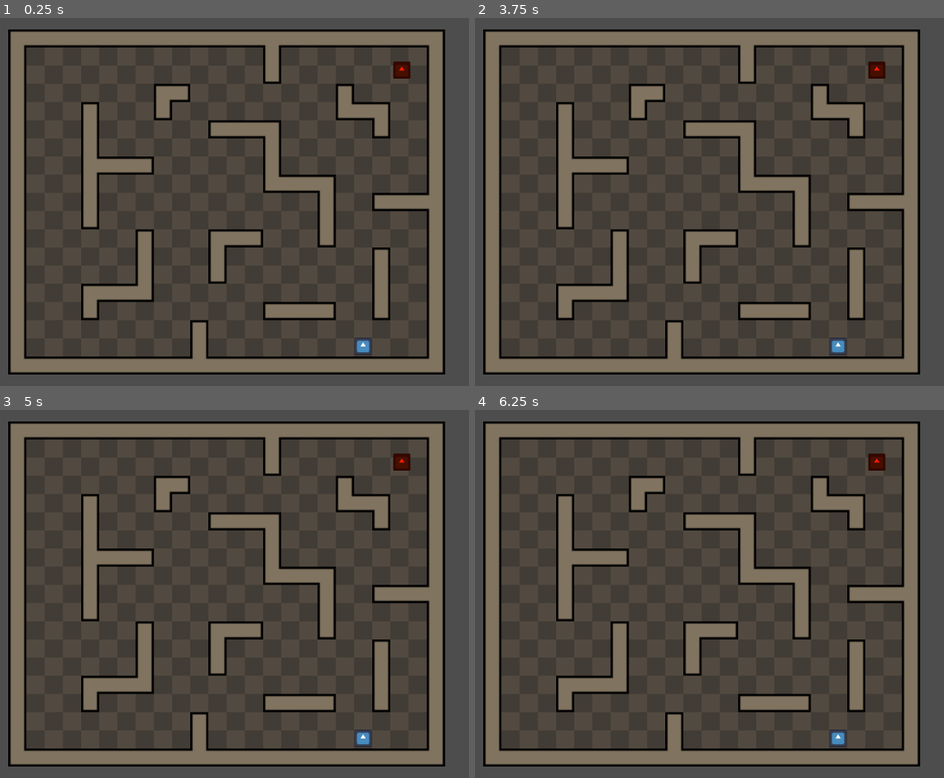
Above: before the commit, frames 1-4 (two rows, left to right).
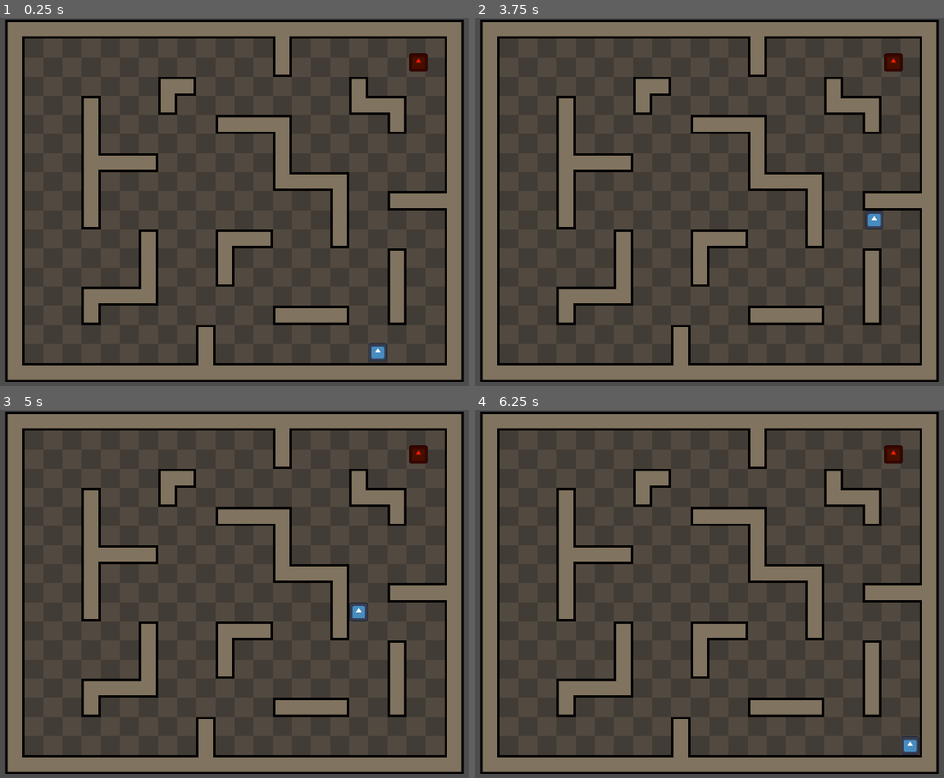
Above: after the commit, the same moments.

Repository: babeszino/a-star-pathfinding-on-navmesh
Game: Godot game, scene res://main.tscn
Two runs of this game, one before a commit and one after it. Both use one fixed random seed, a clock stepped at 60 frames per second and the inputs below. The engine's default icon, where the game draws it, is replaced by a stand-in: a white triangle on a blue panel in a dark square.
Inputs:
- Up to frame 1 (0.25 s): no input
- Up to frame 2 (3.75 s): tap Enter at 0.5, 2 s; hold D (right, bound only after the commit) 0.53-1.28 s; tap Space at 1.25, 2.75 s; hold S (down, bound only after the commit) 1.28-2.03 s; hold D (right, bound only after the commit) 2.03-2.78 s; hold W (up, bound only after the commit) 2.78-3.53 s; hold A (left, bound only after the commit) from 3.53 s (still down)
- Up to frame 3 (5 s): keep holding A (left, bound only after the commit); tap Enter at 4.25 s
- Up to frame 4 (6.25 s): tap Space at 5 s; release A (left, bound only after the commit) at 5.03 s; hold S (down, bound only after the commit) 5.03-5.78 s; hold D (right, bound only after the commit) from 5.78 s (still down)

The runs differ from the first frame. In frame 1, 30% of the frame differs, in the area x 1-99%, y 0-99%; in frame 2, 30%; in frame 3, 30%; in frame 4, 30%.

Commit message:
v0.3
-added navmesh to the map
-created movement for player

Diff:
--- a/a-star-algorithm-pathfinding/main.tscn
+++ b/a-star-algorithm-pathfinding/main.tscn
@@ -1,7 +1,8 @@
-[gd_scene load_steps=11 format=4 uid="uid://cvsfykk8he1r1"]
+[gd_scene load_steps=16 format=4 uid="uid://cvsfykk8he1r1"]
 
 [ext_resource type="Texture2D" uid="uid://bdqn1bsxbxmxr" path="res://assets/map_layout_1_tileset.png" id="1_ig7tw"]
 [ext_resource type="Texture2D" uid="uid://ivrr8pcw7yid" path="res://icon.svg" id="2_0xm2m"]
+[ext_resource type="Script" uid="uid://chteatum27vgr" path="res://player.gd" id="2_1bvp3"]
 [ext_resource type="Script" uid="uid://cgkkftqh8yq4a" path="res://enemy.gd" id="3_h2yge"]
 
 [sub_resource type="TileSetAtlasSource" id="TileSetAtlasSource_0xm2m"]
@@ -123,14 +124,38 @@
 sources/0 = SubResource("TileSetAtlasSource_ig7tw")
 
 [sub_resource type="NavigationPolygon" id="NavigationPolygon_ig7tw"]
-vertices = PackedVector2Array(591, 81, 591, 130, 531, 130, 531, 110, 385, 81, 494, 110, 494, 146, 499, 146, 499, 175, 451, 175, 451, 125, 429, 125, 385, 351, 429, 241, 479, 241, 479, 287, 429, 287, 429, 321, 527, 351, 527, 321)
-polygons = Array[PackedInt32Array]([PackedInt32Array(0, 1, 2 …(183 unchanged characters)… 14, 15, 16), PackedInt32Array(12, 13, 16), PackedInt32Array(12, 16, 17), PackedInt32Array(18, 12, 17, 19)])
-outlines = Array[PackedVector2Array]([PackedVector2Array(375, 71, 375, 361, 537, 361, 537, 311, 439, 311, 439, 297, 489, 297, 489, 231, 448, 231, 439, 231, 439, 135, 441, 135, 441, 185, 509, 185, 509, 136, 504, 136, 504, 120, 521, 120, 521, 140, 601, 140, 601, 112, 601, 71)])
+vertices = PackedVector2Array(591, 81, 591, 130, 531, 130, 531, 110, 385, 81, 494, 110, 494, 146, 499, 146, 499, 175, 451, 175, 451, 125, 430, 125, 385, 351, 430, 241, 479, 241, 479, 287, 431, 287, 431, 321, 527, 351, 527, 321)
+polygons = Array[PackedInt32Array]([PackedInt32Array(0, 1, 2 …(183 unchanged characters)… 14, 15, 16), PackedInt32Array(12, 13, 16, 17), PackedInt32Array(18, 12, 17, 19)])
+outlines = Array[PackedVector2Array]([PackedVector2Array(375, 71, 375, 361, 537, 361, 537, 311, 441, 311, 441, 297, 489, 297, 489, 231, 448, 231, 440, 231, 440, 135, 441, 135, 441, 185, 509, 185, 509, 136, 504, 136, 504, 120, 521, 120, 521, 140, 601, 140, 601, 112, 601, 71)])
 
 [sub_resource type="NavigationPolygon" id="NavigationPolygon_0xm2m"]
-vertices = PackedVector2Array(591, 131, 591, 143, 543, 143, 514, 131, 514, 145, 543, 164, 591, 164, 591, 209, 543, 240, 497, 240, 500, 193, 639, 209, 639, 240, 543, 320, 449, 320, 449, 305, 497, 305, 449, 240, 449, 193, 500, 145)
+vertices = PackedVector2Array(591, 131, 591, 143, 543, 143, 514, 131, 514, 145, 543, 164, 591, 164, 591, 209, 543, 240, 497, 240, 500, 193, 639, 209, 639, 240, 543, 320, 448, 320, 448, 305, 497, 305, 449, 240, 449, 193, 500, 145)
 polygons = Array[PackedInt32Array]([PackedInt32Array(0, 1, 2, 3), PackedInt32Array(4, 3, 2, 5), PackedInt32Array(5, 6, 7, 8, 9, 10), PackedInt32Array(7, 11, 12, 8), PackedInt32Array(13, 14, 15, 16), PackedInt32Array(8, 13, 16, 9), PackedInt32Array(9, 17, 18, 10), PackedInt32Array(5, 10, 19, 4)])
-outlines = Array[PackedVector2Array]([PackedVector2Array(439, 183, 439, 250, 485, 250, 487, 250, 487, 295, 439, 295, 439, 330, 528, 330, 553, 330, 553, 288, 553 …(158 unchanged characters)…
+outlines = Array[PackedVector2Array]([PackedVector2Array(439, 183, 439, 250, 485, 250, 487, 250, 487, 295, 438, 295, 438, 330, 528, 330, 553, 330, 553, 288, 553 …(158 unchanged characters)…
+
+[sub_resource type="NavigationPolygon" id="NavigationPolygon_1bvp3"]
+vertices = PackedVector2Array(655.5, 144.5, 687.5, 144.5, 687.5, 160.5, 656.5, 191.5, 608.5, 191.5, 735.5, 160.5, 735.5, 207.5, 656.5, 207.5, 608.5, 143.5, 655.5, 80.5, 591.5, 143.5, 591.5, 112.5, 608.5, 112.5, 608.5, 80.5)
+polygons = Array[PackedInt32Array]([PackedInt32Array(0, 1, 2, 3, 4), PackedInt32Array(2, 5, 6, 7, 3), PackedInt32Array(0, 4, 8, 9), PackedInt32Array(8, 10, 11, 12), PackedInt32Array(9, 8, 12), PackedInt32Array(9, 12, 13)])
+outlines = Array[PackedVector2Array]([PackedVector2Array(608, 80, 608, 112, 591, 112, 591, 144, 608, 144, 608, 192, 656, 192, 656, 208, 736, 208, 736, 160, 704, 160, 688, 160, 688, 144, 656, 144, 656, 112, 656, 80)])
+agent_radius = 0.5
+
+[sub_resource type="NavigationPolygon" id="NavigationPolygon_lquwl"]
+vertices = PackedVector2Array(735.5, 81.5, 735.5, 160.5, 704.5, 160.5, 704.5, 128.5, 656.5, 81.5, 672.5, 112.5, 672.5, 128.5, 656.5, 112.5)
+polygons = Array[PackedInt32Array]([PackedInt32Array(0, 1, 2, 3), PackedInt32Array(4, 0, 3, 5), PackedInt32Array(3, 6, 5), PackedInt32Array(4, 5, 7)])
+outlines = Array[PackedVector2Array]([PackedVector2Array(656, 81, 656, 113, 672, 113, 672, 129, 704, 129, 704, 161, 736, 161, 736, 81)])
+agent_radius = 0.5
+
+[sub_resource type="NavigationPolygon" id="NavigationPolygon_7mycd"]
+vertices = PackedVector2Array(639.5, 257.5, 687.5, 257.5, 687.5, 320.5, 656.5, 304.5, 656.5, 320.5, 592.5, 257.5, 591.5, 304.5, 560.5, 289.5, 591.5, 352.5, 544.5, 352.5, 544.5, 320.5, 543.5, 320.5, 543.5, 289.5, 560.5, 257.5, 639.5, 241.5, 592.5, 241.5)
+polygons = Array[PackedInt32Array]([PackedInt32Array(0, 1, 2, 3), PackedInt32Array(2, 4, 3), PackedInt32Array(5, 0, 3, 6, 7), PackedInt32Array(6, 8, 9, 10), PackedInt32Array(6, 10, 11, 12, 7), PackedInt32Array(7, 13, 5), PackedInt32Array(14, 0, 5, 15)])
+outlines = Array[PackedVector2Array]([PackedVector2Array(640, 241, 592, 241, 592, 257, 560, 257, 560, 289, 543, 289, 543, 321, 544, 321, 544, 353, 592, 353, 592, 321, 592, 305, 656, 305, 656, 321, 688, 321, 688, 257, 656, 257, 640, 257)])
+agent_radius = 0.5
+
+[sub_resource type="NavigationPolygon" id="NavigationPolygon_272bh"]
+vertices = PackedVector2Array(735.5, 351.5, 592.5, 351.5, 592.5, 320.5, 704.5, 320.5, 735.5, 224.5, 704.5, 255.5, 687.5, 224.5, 656.5, 255.5, 656.5, 208.5, 687.5, 208.5)
+polygons = Array[PackedInt32Array]([PackedInt32Array(0, 1, 2, 3), PackedInt32Array(4, 0, 3, 5), PackedInt32Array(6, 4, 5, 7), PackedInt32Array(6, 7, 8, 9)])
+outlines = Array[PackedVector2Array]([PackedVector2Array(688, 208, 656, 208, 656, 256, 688, 256, 704, 256, 704, 320, 688, 320, 656, 320, 592, 320, 592, 352, 736, 352, 736, 224, 688, 224)])
+agent_radius = 0.5
 
 [sub_resource type="CapsuleShape2D" id="CapsuleShape2D_0xm2m"]
 radius = 66.666504
@@ -139,8 +164,8 @@
 [node name="Main" type="Node2D"]
 
 [node name="Camera2D" type="Camera2D" parent="."]
-position = Vector2(568, 216)
-zoom = Vector2(2, 2)
+position = Vector2(561, 217)
+zoom = Vector2(3.5, 3.5)
 
 [node name="layer_floor" type="TileMapLayer" parent="."]
 tile_map_data = PackedByteArray("AAAjAAQAAAADAAAAAAAiAAQAAAADAAAAAAAgAAQAAAADAAAAAAAhAAQAAAADAAAAAAAfAAQAAAADAAAAAAAeAA …(7216 unchanged characters)…
@@ -156,9 +181,24 @@
 [node name="NavigationRegion2D2" type="NavigationRegion2D" parent="."]
 navigation_polygon = SubResource("NavigationPolygon_0xm2m")
 
+[node name="NavigationRegion2D3" type="NavigationRegion2D" parent="."]
+navigation_polygon = SubResource("NavigationPolygon_1bvp3")
+
+[node name="NavigationRegion2D4" type="NavigationRegion2D" parent="."]
+position = Vector2(0, -1)
+navigation_polygon = SubResource("NavigationPolygon_lquwl")
+
+[node name="NavigationRegion2D5" type="NavigationRegion2D" parent="."]
+position = Vector2(0, -1)
+navigation_polygon = SubResource("NavigationPolygon_7mycd")
+
+[node name="NavigationRegion2D6" type="NavigationRegion2D" parent="."]
+navigation_polygon = SubResource("NavigationPolygon_272bh")
+
 [node name="Player" type="CharacterBody2D" parent="."]
 position = Vector2(680, 343)
 scale = Vector2(0.12, 0.12)
+script = ExtResource("2_1bvp3")
 
 [node name="Sprite2D" type="Sprite2D" parent="Player"]
 texture = ExtResource("2_0xm2m")
--- /dev/null
+++ b/a-star-algorithm-pathfinding/player.gd
@@ -0,0 +1,30 @@
+extends CharacterBody2D
+
+var movement_speed : int = 150
+var screen_size
+
+
+func _ready():
+	screen_size = get_viewport_rect().size
+
+
+func _physics_process(_delta: float) -> void:
+	velocity = Vector2(0,0)
+
+	if Input.is_action_pressed("right"):
+		velocity.x += 1
+	if Input.is_action_pressed("left"):
+		velocity.x -= 1
+	if Input.is_action_pressed("down"):
+		velocity.y += 1
+	if Input.is_action_pressed("up"):
+		velocity.y -= 1
+
+	if velocity.length() > 0:
+		velocity = velocity.normalized() * movement_speed
+	else:
+		velocity = Vector2.ZERO
+
+	move_and_slide()
+
+	position = position.clamp(Vector2.ZERO, screen_size)
--- a/a-star-algorithm-pathfinding/project.godot
+++ b/a-star-algorithm-pathfinding/project.godot
@@ -15,6 +15,39 @@
 config/features=PackedStringArray("4.5", "Mobile")
 config/icon="res://icon.svg"
 
+[display]
+
+window/size/viewport_width=1920
+window/size/viewport_height=1080
+
+[input]
+
+right={
+"deadzone": 0.2,
+"events": [Object(InputEventKey,"resource_local_to_scene":false,"resource_name":"","device":-1,"window_id":0,"alt_pressed":false,"shift_pressed":false,"ctrl_pressed":false,"meta_pressed":false,"pressed":false,"keycode":0,"physical_keycode":68,"key_label":0,"unicode":100,"location":0,"echo":false,"script":null)
+, Object(InputEventKey,"resource_local_to_scene":false,"resource_name":"","device":-1,"window_id":0,"alt_pressed":false,"shift_pressed":false,"ctrl_pressed":false,"meta_pressed":false,"pressed":false,"keycode":0,"physical_keycode":4194321,"key_label":0,"unicode":0,"location":0,"echo":false,"script":null)
+]
+}
+left={
+"deadzone": 0.2,
+"events": [Object(InputEventKey,"resource_local_to_scene":false,"resource_name":"","device":-1,"window_id":0,"alt_pressed":false,"shift_pressed":false,"ctrl_pressed":false,"meta_pressed":false,"pressed":false,"keycode":0,"physical_keycode":65,"key_label":0,"unicode":97,"location":0,"echo":false,"script":null)
+, Object(InputEventKey,"resource_local_to_scene":false,"resource_name":"","device":-1,"window_id":0,"alt_pressed":false,"shift_pressed":false,"ctrl_pressed":false,"meta_pressed":false,"pressed":false,"keycode":0,"physical_keycode":4194319,"key_label":0,"unicode":0,"location":0,"echo":false,"script":null)
+]
+}
+up={
+"deadzone": 0.2,
+"events": [Object(InputEventKey,"resource_local_to_scene":false,"resource_name":"","device":-1,"window_id":0,"alt_pressed":false,"shift_pressed":false,"ctrl_pressed":false,"meta_pressed":false,"pressed":false,"keycode":0,"physical_keycode":87,"key_label":0,"unicode":119,"location":0,"echo":false,"script":null)
+, Object(InputEventKey,"resource_local_to_scene":false,"resource_name":"","device":-1,"window_id":0,"alt_pressed":false,"shift_pressed":false,"ctrl_pressed":false,"meta_pressed":false,"pressed":false,"keycode":0,"physical_keycode":4194320,"key_label":0,"unicode":0,"location":0,"echo":false,"script":null)
+]
+}
+down={
+"deadzone": 0.2,
+"events": [Object(InputEventKey,"resource_local_to_scene":false,"resource_name":"","device":-1,"window_id":0,"alt_pressed":false,"shift_pressed":false,"ctrl_pressed":false,"meta_pressed":false,"pressed":false,"keycode":0,"physical_keycode":83,"key_label":0,"unicode":115,"location":0,"echo":false,"script":null)
+, Object(InputEventKey,"resource_local_to_scene":false,"resource_name":"","device":-1,"window_id":0,"alt_pressed":false,"shift_pressed":false,"ctrl_pressed":false,"meta_pressed":false,"pressed":false,"keycode":0,"physical_keycode":4194322,"key_label":0,"unicode":0,"location":0,"echo":false,"script":null)
+]
+}
+
 [rendering]
 
+textures/canvas_textures/default_texture_filter=0
 renderer/rendering_method="mobile"
Not shown, added: a-star-algorithm-pathfinding/player.gd.uid
Not shown, changed: .DS_Store
